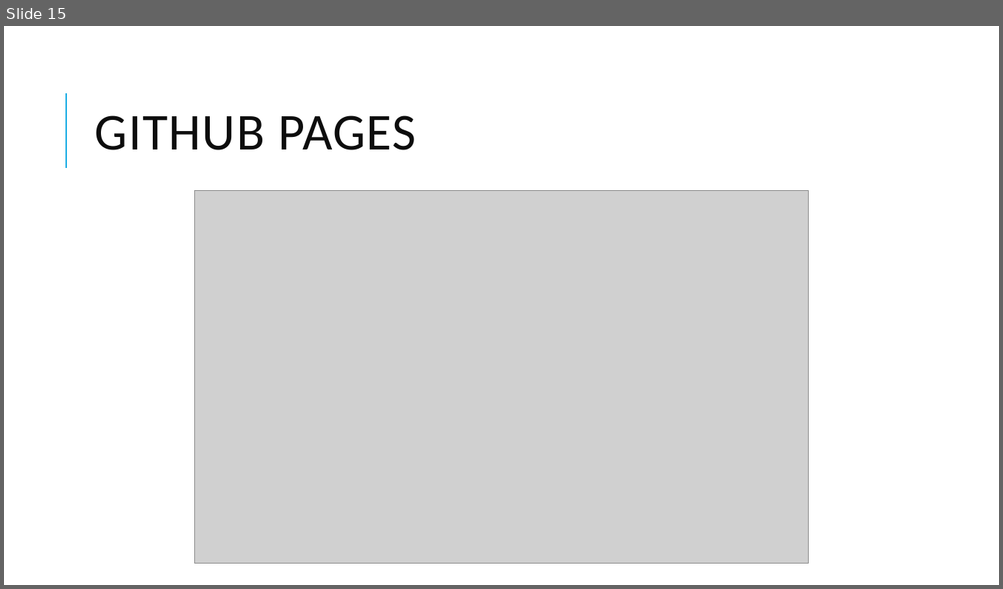
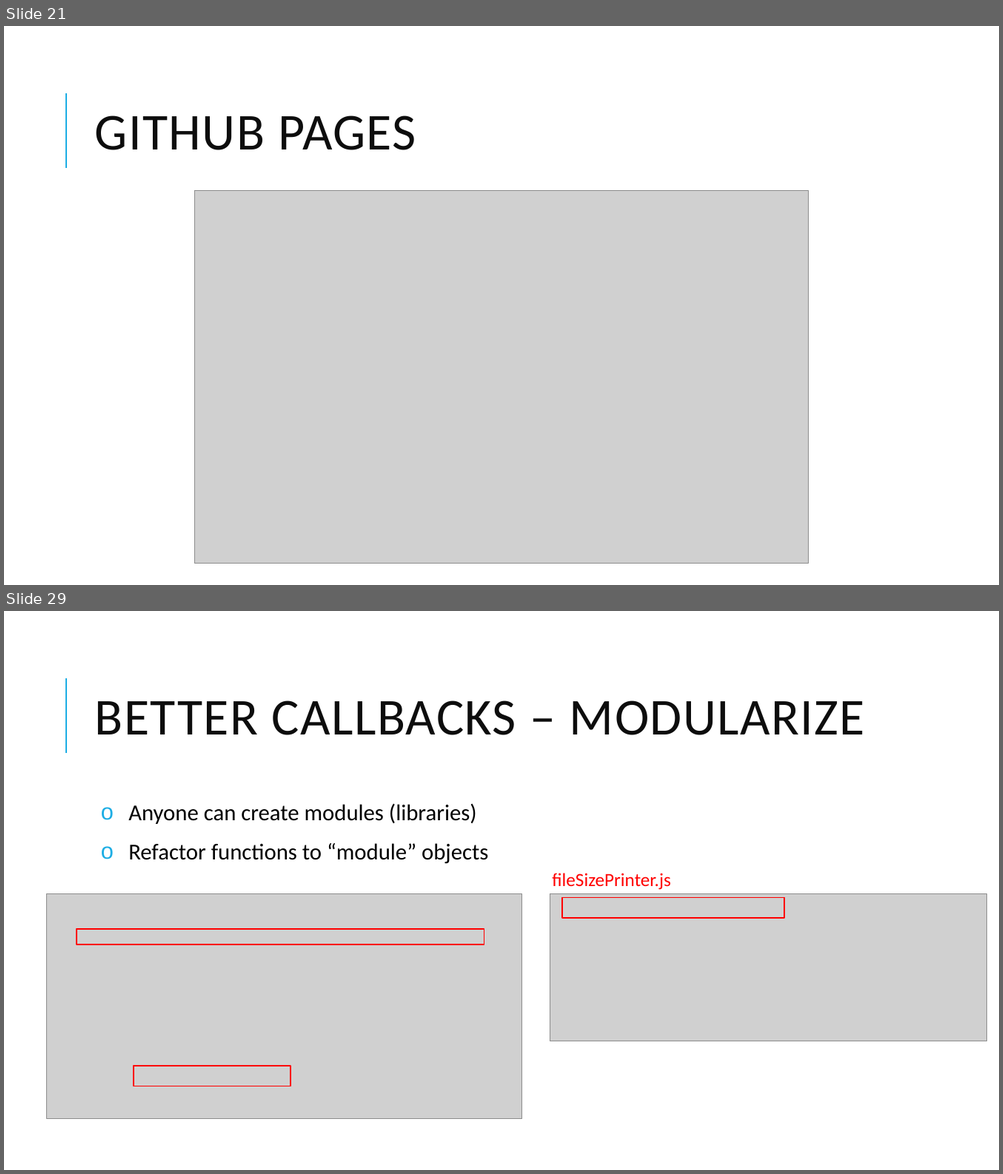
Before and after one commit to thm-design/node-tutorial, a slide deck: Learn Node.pptx. Shown one above the other, each under a label of ours: slide 15 before the commit, slides 21 and 29 after it; the slides between them are not shown. The pictures are 1003x589 and 1003x1174 pixels, drawn with LibreOffice and Linux fonts; fonts in the diff are those of the drawing; grey boxes stand for pictures. Boxes give left, top, right and bottom in pixels: in the first picture for what was removed or moved away, otherwise in the second. Text is boxed around its words. In the diff, an @@ line names an element or a change of style, - is before the commit and + after.

```diff
--- a/Learn Node.pptx
+++ b/Learn Node.pptx
@@ slide 29 added at box(4, 611, 999, 1170), background #FFFFFF; not listed: 1 template element that a slide beside it also shows @@
@@ title added at box(95, 701, 865, 735), 50 pt, text #0D0D0D @@
+BETTER CALLBACKS – MODULARIZE
@@ text added at box(128, 803, 488, 864), 22 pt, text #000000 @@
+o Anyone can create modules (libraries)
+o Refactor functions to “module” objects
@@ text added at box(552, 873, 671, 890), 18 pt, text #FF0000 @@
+fileSizePrinter.js
@@ picture added at box(46, 894, 522, 1120) @@
@@ picture added at box(549, 894, 987, 1042) @@
@@ rectangle added at box(562, 898, 785, 918), outline #FF0000 1.25 pt @@
@@ rectangle added at box(77, 929, 484, 945), outline #FF0000 1.25 pt @@
@@ rectangle added at box(134, 1066, 290, 1086), outline #FF0000 1.25 pt @@
@@ what was slide 15 is now slide 21 @@
```
Also in this commit, not shown: 8 slides changed, 26 other slides added, 2 slides removed, 9 other files.
